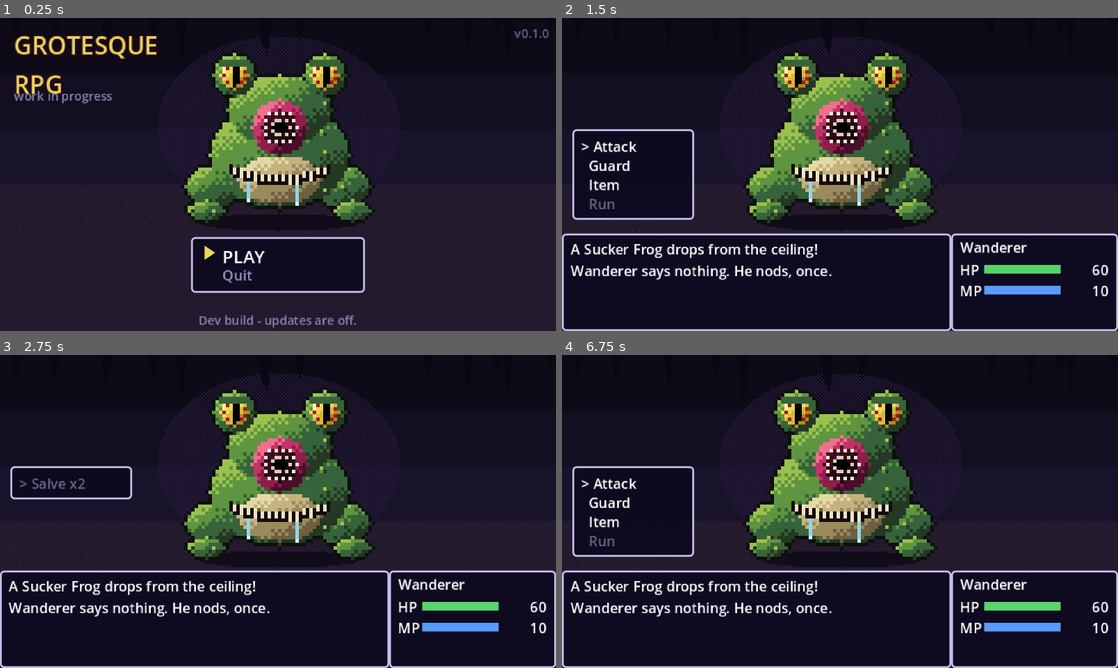
Above: before the commit, frames 1-4 (two rows, left to right).
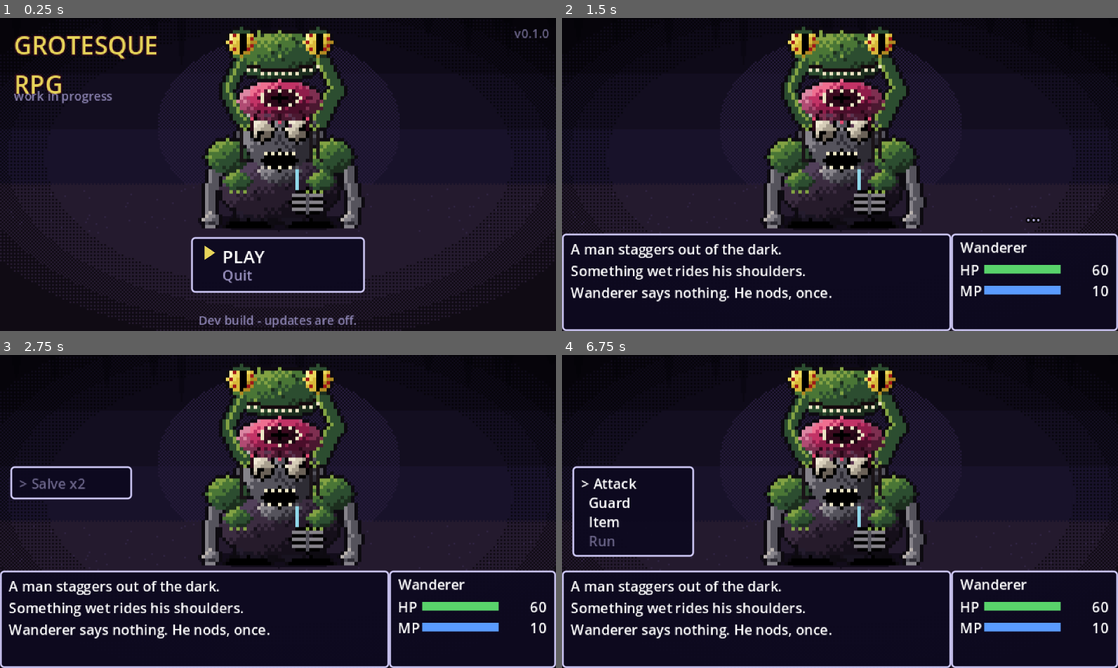
Above: after the commit, the same moments.

Repository: Honeybee5151/grotesque-rpg
Game: Godot game, scene res://boot.tscn
Same seed, same stepped clock (60 frames per second), same inputs: the game is played once before the commit and once after it.
Inputs (mouse positions are in pixels of both pictures, inside the frame that each line leads up to):
- Up to frame 1 (0.25 s): no input
- Up to frame 2 (1.5 s): tap Enter at 0.5 s; move the mouse to (962, 158) at 0.52 s; hold Up 0.53-1.25 s; tap Z at 0.6 s; click (962, 158) at 0.67 s; tap Space at 0.77, 1.25 s; drag from (728, 190) to (812, 237) at 1.27 s
- Up to frame 3 (2.75 s): move the mouse to (333, 442) at 2.02 s; hold Up from 2.03 s (still down); tap Keypad Enter at 2.1 s
- Up to frame 4 (6.75 s): release Up at 2.75 s; tap Enter at 2.75, 4.25, 5.1 s; drag from (812, 574) to (673, 464) at 2.77 s; tap Space at 3.5, 3.77, 5 s; move the mouse to (1006, 558) at 3.52 s; hold Down 3.53-4.25 s; tap M at 3.6 s; drag from (673, 464) to (756, 433) at 4.27 s; move the mouse to (867, 511) at 5.02 s; hold Down 5.03-5.75 s; click (867, 511) at 5.17 s; drag from (756, 433) to (728, 527) at 5.77 s; move the mouse to (962, 495) at 6.52 s; hold Up from 6.53 s (still down); tap X at 6.6 s

The runs differ from the first frame. In frame 1, 26% of the frame differs, in the area x 0-100%, y 2-100%; in frame 2, 18%; in frame 3, 17%; in frame 4, 17%.

Commit message:
WIP: Host redesign - possessed man ridden by the Sucker Frog
- Fight text rethemed: the enemy is now "The Host", a possessed man with
  the frog on his shoulders and its sucker in his brain
- Interim procedural Host sprite + dithered vignette on the cave background
- tools/art: 3D-sculpt -> pixel-art renderer (Python/numpy SDF raymarcher
  with quantized palettes, cast shadows, coloured outlines) and three Host
  concepts (A Rider, B Crown, C Hunched) awaiting a pick
- Not released: VERSION unchanged

Co-Authored-By: Claude Opus 5.5 <noreply@anthropic.com>
Claude-Session: https://claude.ai/code/session_012ZznynvjHnhaxkor81SGPa

Diff:
--- a/scripts/data.gd
+++ b/scripts/data.gd
@@ -15,7 +15,7 @@
 
 const ENEMIES := {
 	"sucker_frog": {
-		"name": "Sucker Frog",
+		"name": "The Host",
 		"max_hp": 80,
 		"def": 0,
 		"agi": 6,
--- a/scripts/main.gd
+++ b/scripts/main.gd
@@ -1,12 +1,12 @@
 extends Node2D
-## Tutorial battle: Wanderer vs Sucker Frog.
+## Tutorial battle: Wanderer vs the Host (a possessed man with the Sucker Frog on his shoulders).
 ## Classic turn-based combat, written as plain GDScript coroutines (no battle framework).
 ## Flow: _run_game -> _battle -> (command phase -> hero acts -> enemy acts -> end of turn)*
 
 const Data := preload("res://scripts/data.gd")
 const Sprites := preload("res://scripts/sprite_factory.gd")
 
-const ENEMY_REST_Y := 64.0
+const ENEMY_REST_Y := 63.0
 const BAR_W := 44.0
 const PLAYER_POPUP := Vector2(272, 118)
 const ENEMY_POPUP := Vector2(160, 50)
@@ -94,7 +94,8 @@
 	_reset_battle("sucker_frog")
 	_log_lines.clear()
 	_refresh_log()
-	await say("A Sucker Frog drops from the ceiling!")
+	await say("A man staggers out of the dark.")
+	await say("Something wet rides his shoulders.")
 	_popup("...", PLAYER_POPUP, Color("#b8b0e0"), 10)
 	await say("%s says nothing. He nods, once." % hn)
 
@@ -171,9 +172,9 @@
 			_hit_enemy()
 			_popup(str(d), ENEMY_POPUP, Color("#ffe14a") if crit else Color.WHITE, 14 if crit else 12)
 			if crit:
-				await say("A clean hit! The Sucker Frog takes %d." % d)
+				await say("A clean hit! The Host takes %d." % d)
 			else:
-				await say("%s strikes! The Sucker Frog takes %d." % [hn, d])
+				await say("%s strikes! The Host takes %d." % [hn, d])
 		"guard":
 			guarding = true
 			sfx("guard")
@@ -203,7 +204,7 @@
 	if e_stunned:
 		e_stunned = false
 		e_idx = 0
-		await say("The Sucker Frog is still reeling.")
+		await say("The Host is still reeling.")
 		return
 	var pattern: Array = e_data["pattern"]
 	var skill: String = pattern[e_idx % pattern.size()]
@@ -215,7 +216,7 @@
 
 
 func _skill_lash() -> void:
-	await say("The Sucker Frog lashes out with its tongue!")
+	await say("A tongue lashes out of the Host's mouth!")
 	var d := randi_range(5, 8)
 	if guarding:
 		d = ceili(d / 2.0)
@@ -224,13 +225,13 @@
 
 
 func _skill_coil() -> void:
-	await say("The Sucker Frog coils back.", 0.35)
+	await say("The Host's head tips back, jaw unhinged.", 0.35)
 	enemy_sprite.texture = tex_coiled
 	enemy_mat.set_shader_parameter("flash_color", Color("#ffb0c8"))
 	enemy_mat.set_shader_parameter("flash", 0.8)
 	create_tween().tween_property(enemy_mat, "shader_parameter/flash", 0.0, 0.25)
 	sfx("coil")
-	await say("Its sucker flexes, hungry.")
+	await say("The sucker flexes on its brain, hungry.")
 
 
 func _skill_latch() -> void:
@@ -240,7 +241,7 @@
 		_shake_enemy()
 		await say("It slaps his raised arms and slips off!")
 		e_stunned = true
-		await say("The Sucker Frog reels, stunned.")
+		await say("The Host reels, stunned.")
 	else:
 		var lost := _hurt_hero(randi_range(4, 6))
 		drained = mini(3, drained + 1)
@@ -286,7 +287,8 @@
 	tw.tween_property(enemy_sprite, "position:y", ENEMY_REST_Y + 8.0, 1.1)
 	await tw.finished
 	enemy_sprite.hide()
-	await say("The Sucker Frog collapses into goo.")
+	await say("The frog peels away, spent. The man falls.")
+	await say("He was already gone.")
 	await say("Victory.")
 
 
@@ -472,8 +474,8 @@
 	bg.centered = false
 	add_child(bg)
 
-	tex_frog = ImageTexture.create_from_image(Sprites.build_frog(false))
-	tex_coiled = ImageTexture.create_from_image(Sprites.build_frog(true))
+	tex_frog = ImageTexture.create_from_image(Sprites.build_host(false))
+	tex_coiled = ImageTexture.create_from_image(Sprites.build_host(true))
 	var sh := Shader.new()
 	sh.code = SHADER
 	enemy_mat = ShaderMaterial.new()
--- a/scripts/sprite_factory.gd
+++ b/scripts/sprite_factory.gd
@@ -191,4 +191,220 @@
 			var ny := (y - 117) / 5.0
 			if nx * nx + ny * ny <= 1.0:
 				img.set_pixel(x, y, Color("#120c1a"))
+
+	# dithered vignette: the edges of the cave swallow the light
+	for y in 180:
+		for x in 320:
+			var nx := (x - 160.0) / 190.0
+			var ny := (y - 80.0) / 105.0
+			var v := nx * nx + ny * ny
+			if v > 0.5:
+				var t := clampf((v - 0.5) / 0.7, 0.0, 1.0)
+				if t > float(BAYER[y & 1][x & 1]) / 4.0:
+					img.set_pixel(x, y, img.get_pixel(x, y).darkened(0.55))
 	return img
+
+
+# ======================================================================================
+# The Host: a possessed man with the Sucker Frog on his shoulders. The frog's sucker is seated
+# in the open top of his skull and its cords run down into his brain and eyes.
+# ======================================================================================
+
+const HW := 52
+const HH := 58
+
+
+static func _line(img: Image, a: Vector2, b: Vector2, c: Color, w: int = 1) -> void:
+	var n := int(maxf(absf(b.x - a.x), absf(b.y - a.y)))
+	for i in n + 1:
+		var t := float(i) / float(maxi(n, 1))
+		var p := a.lerp(b, t)
+		for dx in w:
+			for dy in w:
+				_put(img, int(p.x) + dx, int(p.y) + dy, c)
+
+
+static func _outline(img: Image, col: Color) -> Image:
+	var out := Image.create_empty(img.get_width(), img.get_height(), false, Image.FORMAT_RGBA8)
+	out.copy_from(img)
+	var dirs: Array[Vector2i] = [Vector2i(1, 0), Vector2i(-1, 0), Vector2i(0, 1), Vector2i(0, -1)]
+	for y in img.get_height():
+		for x in img.get_width():
+			if _solid(img, x, y):
+				continue
+			for d in dirs:
+				if _solid(img, x + d.x, y + d.y):
+					out.set_pixel(x, y, col)
+					break
+	return out
+
+
+static func _cord(img: Image, pts: Array[Vector2], dark: Color, hi: Color, w: int) -> void:
+	for i in pts.size() - 1:
+		_line(img, pts[i], pts[i + 1], dark, w)
+	for i in pts.size():
+		if i % 2 == 1:
+			_put(img, int(pts[i].x), int(pts[i].y), hi)
+
+
+static func build_host(coiled: bool) -> Image:
+	var rng := RandomNumberGenerator.new()
+	rng.seed = 21
+	var img := Image.create_empty(HW, HH, false, Image.FORMAT_RGBA8)
+
+	var skin: Array[Color] = [Color("#2e2c34"), Color("#55535c"), Color("#86838a"), Color("#b9b2ae")]
+	var rags: Array[Color] = [Color("#150f1a"), Color("#261b2b"), Color("#3b2c40"), Color("#52405a")]
+	var pants: Array[Color] = [Color("#0e0b12"), Color("#181320"), Color("#241c2e"), Color("#31283d")]
+	var green: Array[Color] = [Color("#1c2e1e"), Color("#2c4d30"), Color("#4a7636"), Color("#82a243")]
+	var brain: Array[Color] = [Color("#4a1830"), Color("#7e2f50"), Color("#b04b73"), Color("#dc87a3")]
+	var lip: Array[Color] = [Color("#4a0e2a"), Color("#8f1d4a"), Color("#c23366"), Color("#ef6f90")]
+	var maw: Array[Color] = [Color("#1a0510"), Color("#2a0818"), Color("#3a0a1e"), Color("#4a0e2a")]
+	var hsclera: Array[Color] = [Color("#6b6258"), Color("#a89f8e"), Color("#d6cdb8"), Color("#f2ead4")]
+	var fsclera: Array[Color] = [Color("#b08a22"), Color("#d8b83a"), Color("#ecd85c"), Color("#fff3a0")]
+	if coiled:
+		fsclera = [Color("#8a1a1a"), Color("#c23030"), Color("#e85a5a"), Color("#ff9a9a")]
+	var tongue: Array[Color] = [Color("#5a1030"), Color("#a02550"), Color("#d04870"), Color("#f08aa8")]
+	var black: Array[Color] = [Color.BLACK, Color.BLACK, Color.BLACK, Color.BLACK]
+	var ivory := Color("#ece5c4")
+
+	# legs and feet
+	_ell(img, 20, 51, 7, 7, pants)
+	_ell(img, 32, 51, 7, 7, pants)
+	_ell(img, 17, 57, 6, 2, black)
+	_ell(img, 35, 57, 6, 2, black)
+
+	# ragged shirt, a torn patch showing skin
+	_ell(img, 26, 46, 17, 9, rags)
+	_ell(img, 34, 50, 5, 4, black)
+	for r in 3:
+		_line(img, Vector2(30, 48 + r * 2), Vector2(38, 48 + r * 2), skin[2], 1)
+	_line(img, Vector2(34, 47), Vector2(34, 53), skin[1], 1)
+	for p in [Vector2i(28, 46), Vector2i(29, 45), Vector2i(34, 47), Vector2i(35, 49), Vector2i(20, 49), Vector2i(19, 47)]:
+		_put(img, p.x, p.y, rags[0])
+
+	# arms: too long, hanging, fingers dragging
+	for side in [-1, 1]:
+		var sx: int = 26 + side * 19
+		var pts: Array[Vector2] = [Vector2(sx, 40), Vector2(sx + side * 2, 49), Vector2(sx + side, 54)]
+		for i in 2:
+			_line(img, pts[i], pts[i + 1], skin[1], 3)
+		for i in 2:
+			_line(img, pts[i] + Vector2(0, 0), pts[i + 1] + Vector2(0, 0), skin[2], 1)
+		_ell(img, sx + side, 55, 2, 2, skin)
+		for k in 3:
+			_put(img, sx + side - 1 + k, 57, skin[2])
+
+	# neck
+	_ell(img, 26, 41, 6, 4, skin)
+
+	# the frog's hind legs clamp over his shoulders, feet draped on his chest
+	_ell(img, 11, 37, 6, 5, green)
+	_ell(img, 41, 37, 6, 5, green)
+	_ell(img, 14, 44, 4, 3, green)
+	_ell(img, 38, 44, 4, 3, green)
+	for t in 3:
+		_put(img, 12 + t * 2, 47, green[3])
+		_put(img, 34 + t * 2, 47, green[3])
+
+	# the frog's body rides behind and above the head
+	_ell(img, 26, 8, 13, 7, green)
+	for n in 12:
+		var x := rng.randi_range(13, 39)
+		var y := rng.randi_range(1, 14)
+		if _solid(img, x, y):
+			_put(img, x, y, green[0])
+			_put(img, x - 1, y - 1, green[3])
+	_eye(img, 15, 4, fsclera, green, coiled)
+	_eye(img, 37, 4, fsclera, green, coiled)
+	# its grin, wide and wrong
+	for x in range(15, 38):
+		var gy := 10 + roundi(2.0 * (1.0 - pow((x - 26) / 11.0, 2.0)))
+		_put(img, x, gy, Color("#14080c"))
+		if x % 2 == 1:
+			_put(img, x, gy + 1, ivory)
+
+	# the man's head
+	_ell(img, 26, 29, 11, 12, skin)
+	# stringy hair and ears
+	for hx in [15, 16, 36, 37]:
+		_line(img, Vector2(hx, 21), Vector2(hx - 1 + (hx % 2) * 2, 38), Color("#1a1418"), 1)
+	_put(img, 14, 30, skin[1])
+	_put(img, 14, 31, skin[1])
+	_put(img, 38, 30, skin[1])
+	_put(img, 38, 31, skin[1])
+
+	# the frog's front limbs curve down and dig into his skull
+	for side in [-1, 1]:
+		var lp: Array[Vector2] = [Vector2(26 + side * 12, 9), Vector2(26 + side * 16, 17), Vector2(26 + side * 11, 26)]
+		for i in 2:
+			_line(img, lp[i], lp[i + 1], green[1], 3)
+		for i in 2:
+			_line(img, lp[i] + Vector2(-side, 0), lp[i + 1] + Vector2(-side, 0), green[3], 1)
+		for k in 3:
+			_put(img, int(lp[2].x) - side * k, int(lp[2].y) + 2 + (k % 2), green[3])
+
+	# eyes: rolled back, mismatched
+	_ell(img, 21, 29, 4, 4, black)
+	_ell(img, 21, 29, 3, 3, hsclera)
+	_ell(img, 31, 29, 4, 4, black)
+	_ell(img, 31, 29, 3, 3, hsclera)
+	if coiled:
+		for p in [Vector2i(19, 29), Vector2i(23, 28), Vector2i(21, 31), Vector2i(30, 28), Vector2i(33, 30), Vector2i(31, 31)]:
+			_put(img, p.x, p.y, Color("#a01818"))
+	else:
+		# vacant, not looking at the same thing
+		for p in [Vector2i(20, 30), Vector2i(21, 30), Vector2i(20, 31), Vector2i(32, 29), Vector2i(33, 29), Vector2i(33, 28)]:
+			_put(img, p.x, p.y, Color.BLACK)
+	# nose
+	for p in [Vector2i(26, 31), Vector2i(26, 32), Vector2i(25, 33), Vector2i(27, 33)]:
+		_put(img, p.x, p.y, skin[0])
+
+	# mouth hanging open
+	if coiled:
+		_ell(img, 26, 39, 6, 6, black)
+		for x in range(21, 32, 2):
+			_put(img, x, 34, ivory)
+		for x in [23, 26, 29]:
+			_put(img, x, 43, ivory)
+		_ell(img, 26, 48, 3, 7, tongue)
+		_put(img, 26, 54, tongue[3])
+	else:
+		_ell(img, 26, 38, 5, 3, black)
+		for x in range(22, 31, 2):
+			_put(img, x, 36, ivory)
+		for x in [23, 26, 29]:
+			_put(img, x, 40, ivory)
+	var drool_len := 9 if coiled else 6
+	for k in drool_len:
+		_put(img, 31, 41 + k, Color("#8fd6e8"))
+
+	# the crown of his skull is open: brain, with the sucker seated in it
+	_ell(img, 26, 21, 12, 6, brain)
+	for n in 6:
+		var x := rng.randi_range(17, 35)
+		var y := rng.randi_range(17, 24)
+		_line(img, Vector2(x, y), Vector2(x + 3, y + rng.randi_range(-1, 1)), brain[0], 1)
+	var sr := 11 if coiled else 9
+	var sry := 6 if coiled else 5
+	_ell(img, 26, 20, sr, sry, lip)
+	_ell(img, 26, 20, sr - 3, sry - 2, maw)
+	_ell(img, 26, 20, 2, 1, black)
+	var tn := 18 if coiled else 12
+	for a in tn:
+		var t := float(a) / float(tn) * TAU
+		_put(img, roundi(26.0 + cos(t) * (sr - 3.5)), roundi(20.0 + sin(t) * (sry - 2.5)), ivory)
+
+	# cords from the sucker down into his brain: eyes, forehead
+	var cdark := Color("#4a0820") if coiled else Color("#2a0818")
+	var chi := Color("#ff6a8a") if coiled else Color("#e04870")
+	var w := 2 if coiled else 1
+	var c1: Array[Vector2] = [Vector2(20, 24), Vector2(18, 26), Vector2(18, 29)]
+	var c2: Array[Vector2] = [Vector2(32, 24), Vector2(34, 26), Vector2(34, 29)]
+	var c3: Array[Vector2] = [Vector2(26, 25), Vector2(26, 27)]
+	_cord(img, c1, cdark, chi, w)
+	_cord(img, c2, cdark, chi, w)
+	_cord(img, c3, cdark, chi, w)
+	for p in [Vector2i(23, 25), Vector2i(23, 27), Vector2i(29, 25), Vector2i(29, 28), Vector2i(22, 25), Vector2i(30, 26)]:
+		_put(img, p.x, p.y, Color("#5a3550"))
+
+	return _outline(img, Color("#0d0a10"))
--- a/scripts/title.gd
+++ b/scripts/title.gd
@@ -39,10 +39,10 @@
 	add_child(bg)
 
 	var frog := Sprite2D.new()
-	frog.texture = ImageTexture.create_from_image(Sprites.build_frog(false))
+	frog.texture = ImageTexture.create_from_image(Sprites.build_host(false))
 	frog.texture_filter = CanvasItem.TEXTURE_FILTER_NEAREST
 	frog.scale = Vector2(2, 2)
-	frog.position = Vector2(160, 64)
+	frog.position = Vector2(160, 63)
 	add_child(frog)
 
 	var title := _label(Vector2(8, 6), Vector2(100, 40), 14, Color("#e8d55a"))
Not shown, added: tools/update_test.gd.uid
Not shown, changed: .gitignore
Not shown, added: tools/art/grid.py
Not shown, added: tools/art/host_concepts.py
Not shown, added: tools/art/sculpt.py
